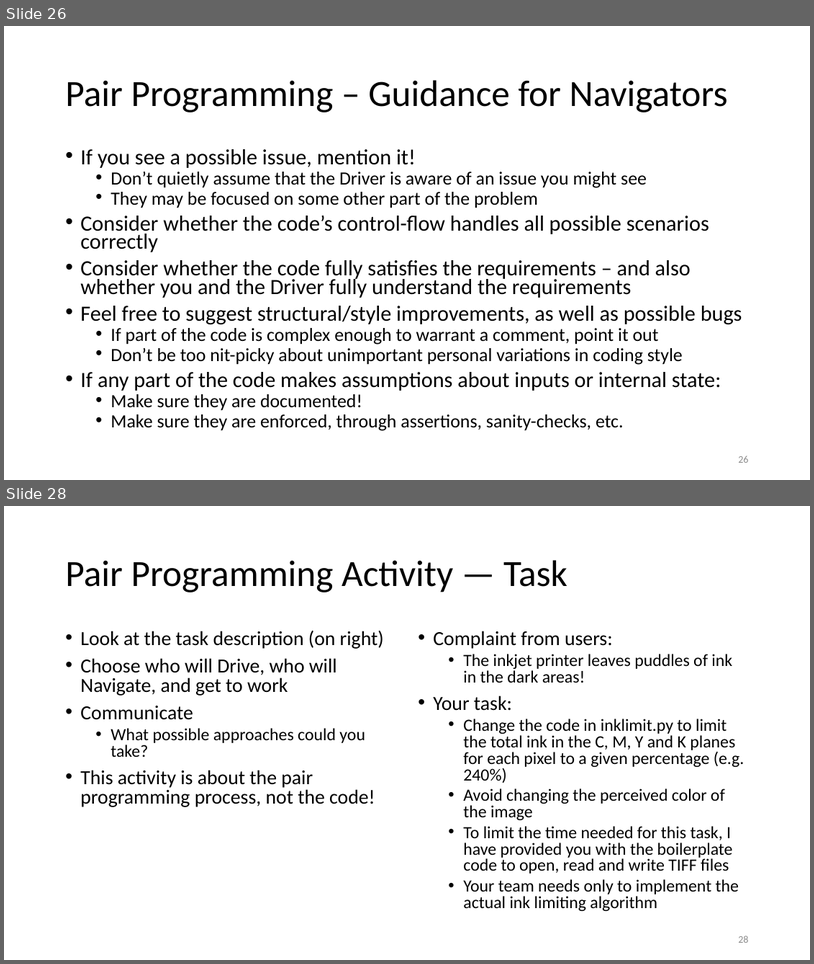
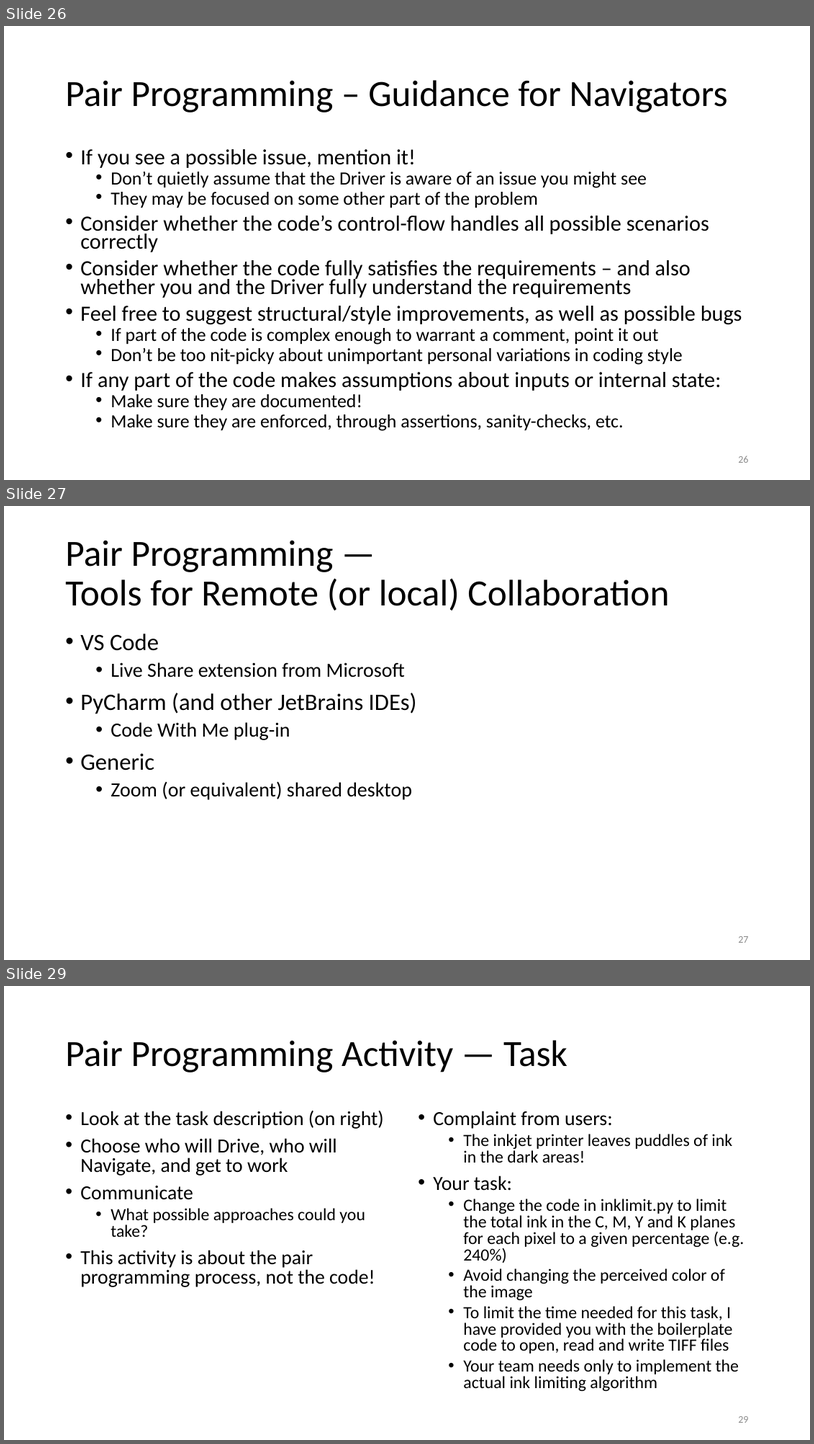
Before and after one commit to birajnp/Code-Review, a slide deck: presentations/CollaborativeConstruction.pptx. Shown one above the other, each under a label of ours: slides 26 and 28 before the commit, slides 26, 27 and 29 after it; the slides between them are not shown. The pictures are 814x964 and 814x1444 pixels, drawn with LibreOffice and Linux fonts; fonts in the diff are those of the drawing. Boxes give left, top, right and bottom in pixels: in the first picture for what was removed or moved away, otherwise in the second. Text is boxed around its words. In the diff, an @@ line names an element or a change of style, - is before the commit and + after.

Commit message:
Update presentation with remote collaboration tools for VS Code and PyCharm

```diff
--- a/presentations/CollaborativeConstruction.pptx
+++ b/presentations/CollaborativeConstruction.pptx
@@ slide 27 added at (x1=4, y1=506, x2=810, y2=960), background #FFFFFF @@
@@ title added at (x1=65, y1=540, x2=669, y2=610), 44 pt, text #000000 @@
+Pair Programming —
+Tools for Remote (or local) Collaboration
@@ text added at (x1=80, y1=633, x2=417, y2=800), 24 pt, text #000000 @@
+• VS Code
+  • Live Share extension from Microsoft
+• PyCharm (and other JetBrains IDEs)
+  • Code With Me plug-in
+• Generic
+  • Zoom (or equivalent) shared desktop
@@ page number added at (x1=738, y1=936, x2=748, y2=942), 12 pt, text #8C8C8C @@
+27
@@ what was slide 28 is now slide 29 @@
@@ page number at (x1=738, y1=1416, x2=748, y2=1422): text changed @@
-28
+29
```
Also in this commit, not shown: 1 slide changed, 1 other file.
